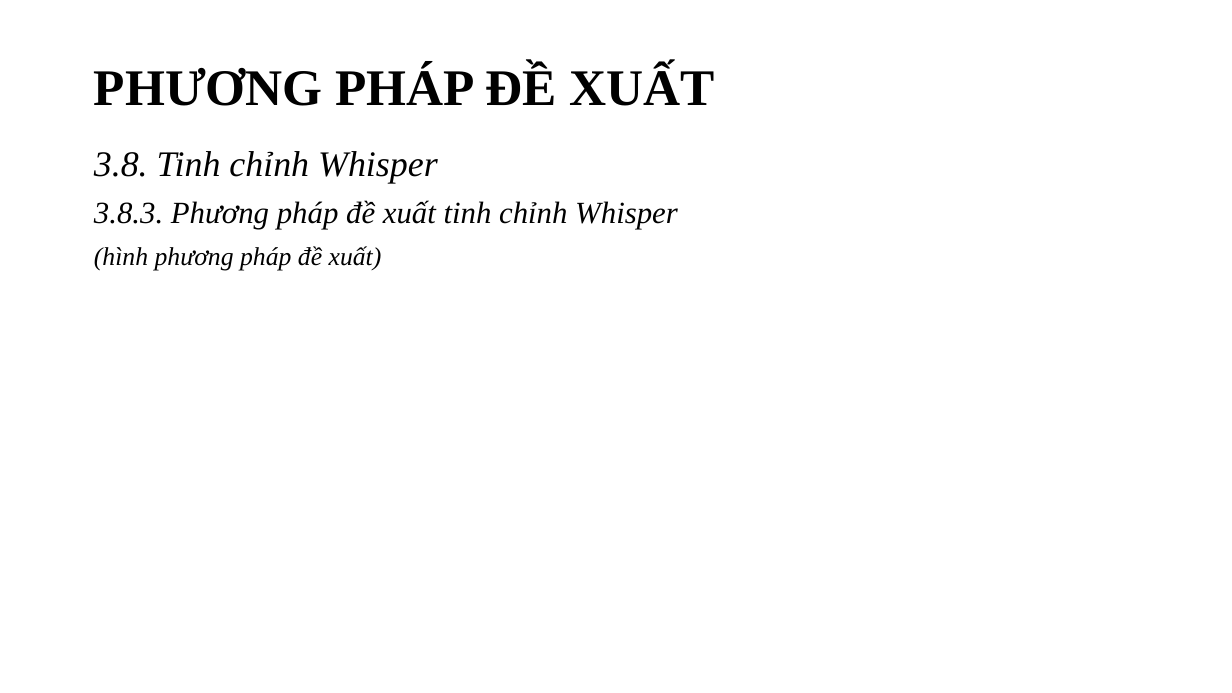
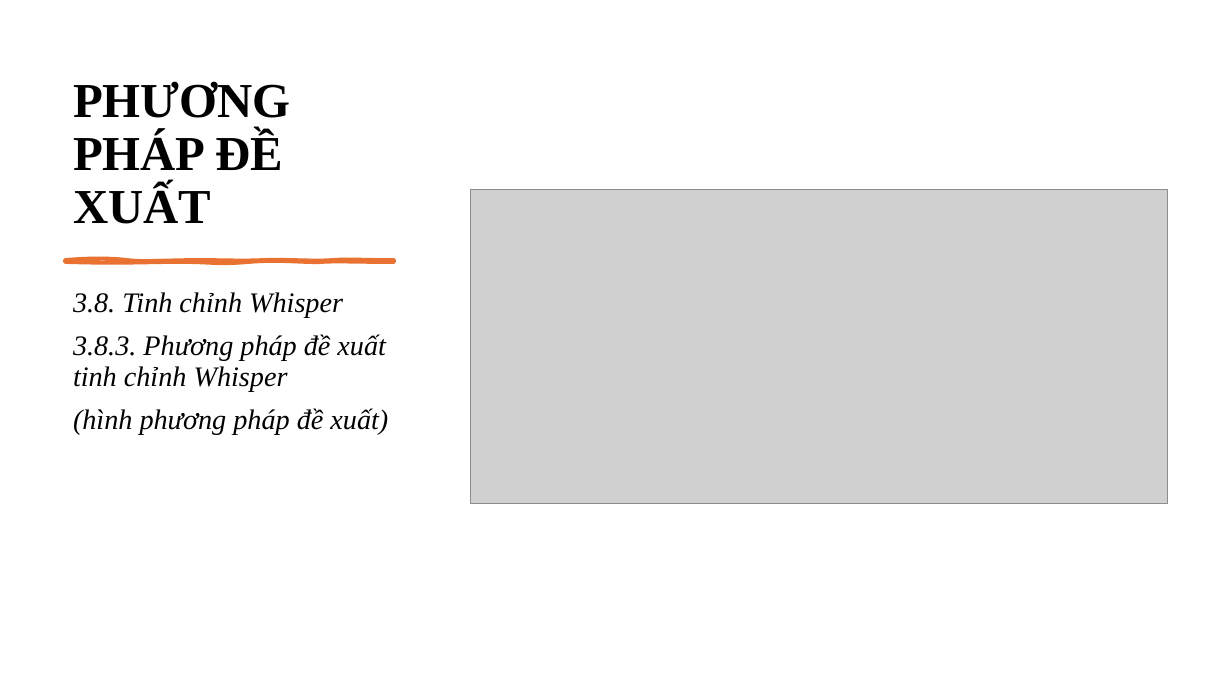
Before and after one commit to ngovanuc/Vietnamese_History_Chatbot, a slide deck: slide 42 of documents/slide bao cao v2.pptx (slide 39 before the commit). Drawn at 1232x693 pixels with LibreOffice and Linux fonts; fonts in the diff are those of the drawing; grey boxes stand for pictures. Boxes give left, top, right and bottom in pixels: in the first picture for what was removed or moved away, otherwise in the second. Text is boxed around its words. In the diff, an @@ line names an element or a change of style, - is before the commit and + after.

```diff
--- a/documents/slide bao cao v2.pptx
+++ b/documents/slide bao cao v2.pptx
@@ title "PHƯƠNG PHÁP ĐỀ XUẤT": place and size @@
-title "PHƯƠNG PHÁP ĐỀ XUẤT" at box(94, 65, 714, 106)
+title "PHƯƠNG PHÁP ĐỀ XUẤT" at box(73, 81, 291, 224)
@@ title "PHƯƠNG PHÁP ĐỀ XUẤT" at box(73, 81, 291, 224): size 40 to 38 pt; vertical alignment middle to bottom @@
@@ picture added at box(470, 189, 1168, 504) @@
@@ freeform shape added at box(65, 260, 394, 262), fill #E97132, outline #E97132 3 pt @@
@@ text "3.8. Tinh chỉnh Whisper": place and size @@
-text "3.8. Tinh chỉnh Whisper" at box(94, 151, 678, 271)
+text "3.8. Tinh chỉnh Whisper" at box(73, 292, 388, 435)
@@ text "3.8. Tinh chỉnh Whisper" at box(73, 292, 388, 435): size 28 to 22 pt in "3.8. Tinh chỉnh Whisper"; size 24 to 22 pt in "3.8.3. Phương pháp đề xuất tinh chỉnh ..."; size 20 to 22 pt in "(hình phương pháp đề xuất)" @@
```
Also in this commit, not shown: 15 other slides changed, 10 slides added, 7 slides removed.
